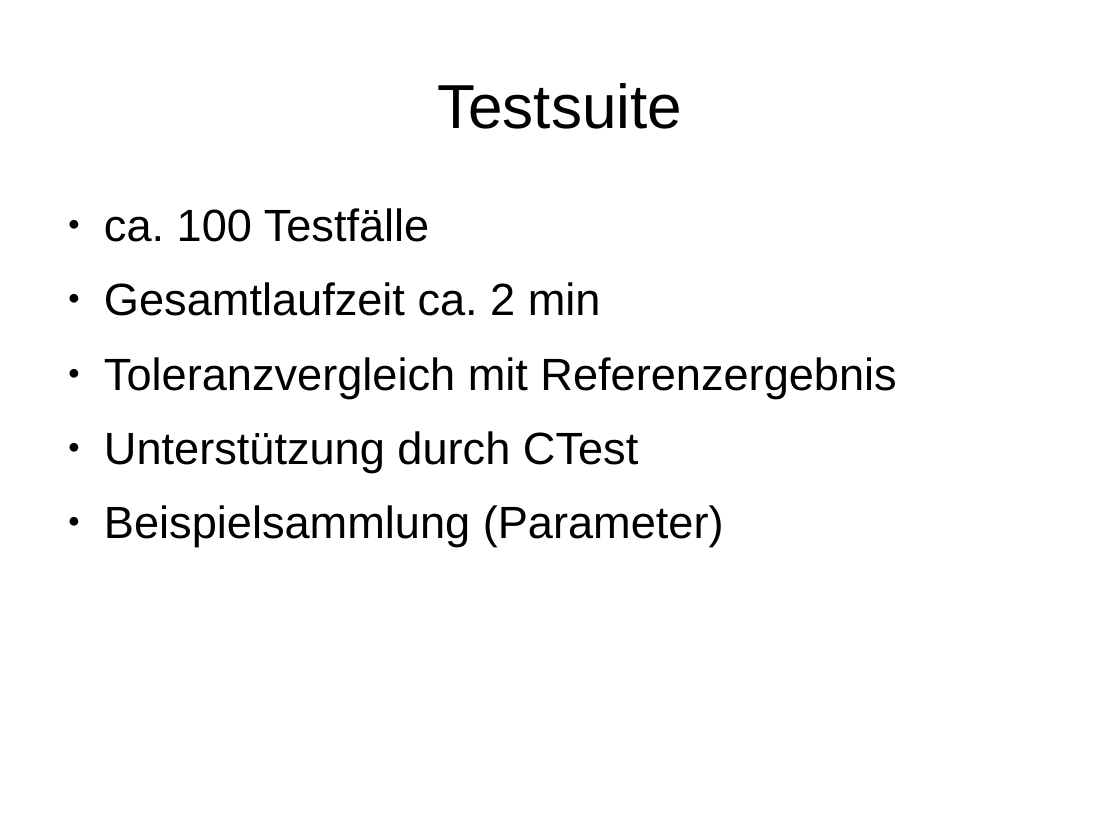
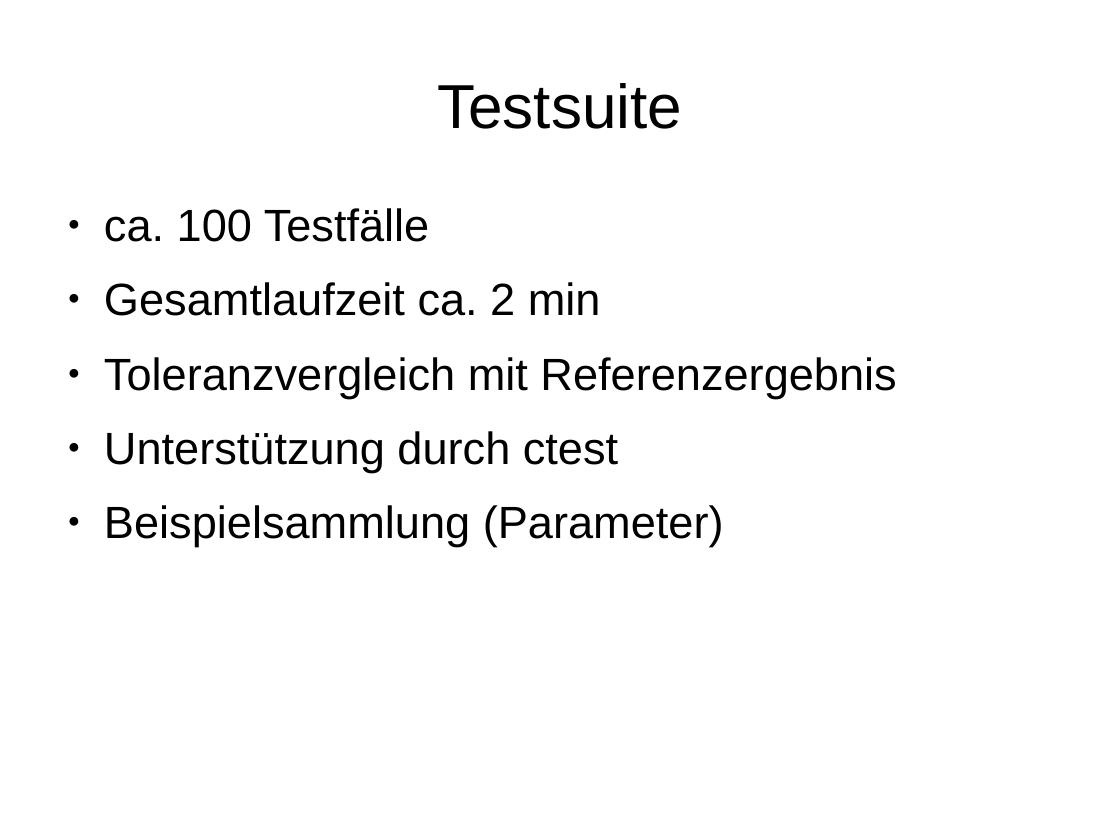
Before and after one commit to openCFS/cfs, a slide deck: slide 11 of Doc/developer/AddDoc/technical_ovv/cfs_technical.odp. Drawn at 1120x840 pixels with LibreOffice and Linux fonts; fonts in the diff are those of the drawing. Boxes give left, top, right and bottom in pixels: in the first picture for what was removed or moved away, otherwise in the second. Text is boxed around its words. In the diff, an @@ line names an element or a change of style, - is before the commit and + after.

```diff
--- a/Doc/developer/AddDoc/technical_ovv/cfs_technical.odp
+++ b/Doc/developer/AddDoc/technical_ovv/cfs_technical.odp
@@ text at (104,431,618,472): text changed @@
-● Unterstützung durch CTest
+● Unterstützung durch ctest
```
Also in this commit, not shown: 2 other slides changed.
